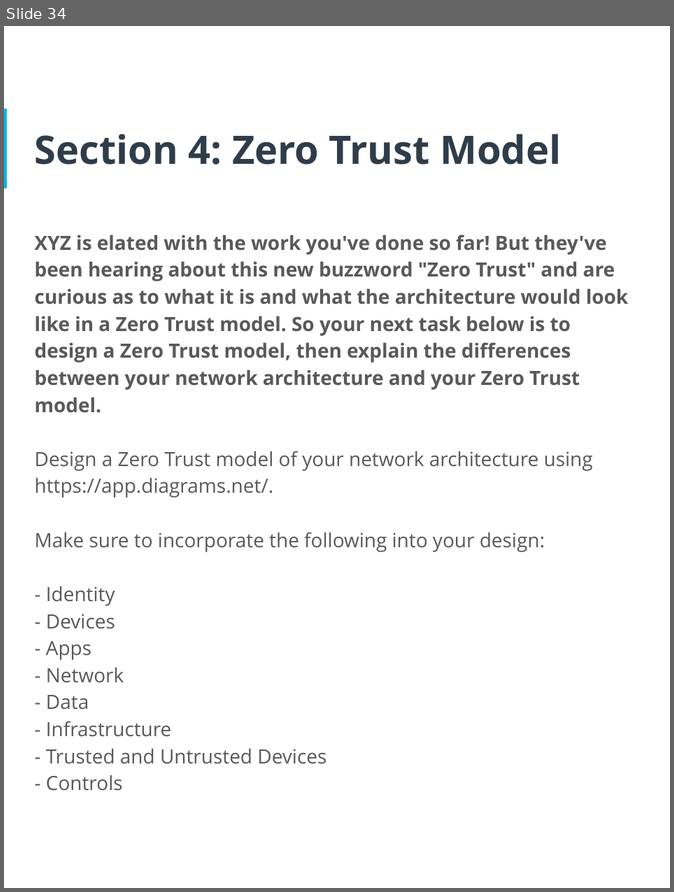
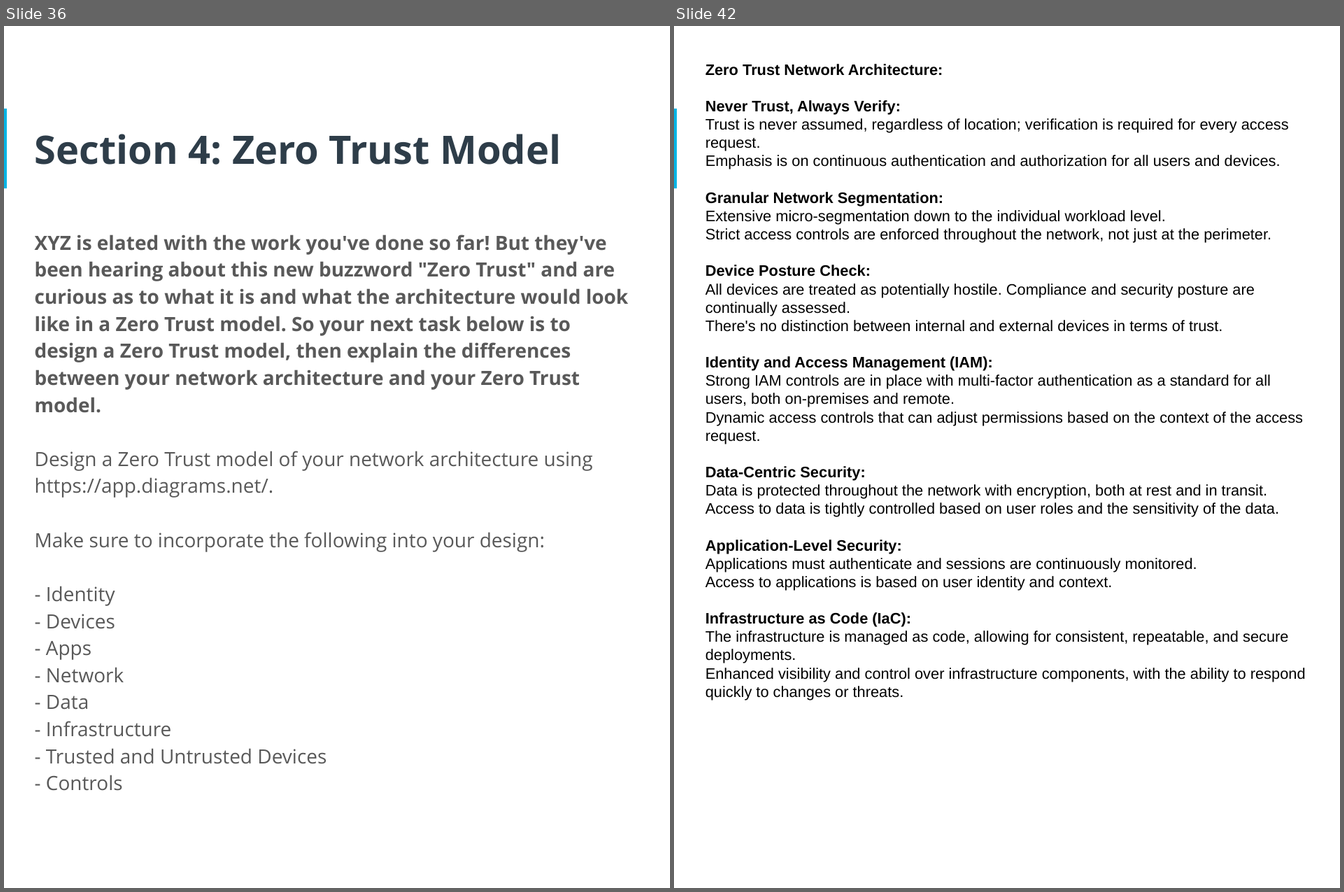
Before and after one commit to osman-software-engineer/enterprise-perimeter-and-network-security, a slide deck: phase-1/CyberSecurity Implementation Plan.pptx. Shown side by side, each under a label of ours: slide 34 before the commit, slides 36 and 42 after it; the slides between them are not shown. The pictures are 674x892 and 1344x892 pixels, drawn with LibreOffice and Linux fonts; fonts in the diff are those of the drawing. Boxes give left, top, right and bottom in pixels: in the first picture for what was removed or moved away, otherwise in the second. Text is boxed around its words. In the diff, an @@ line names an element or a change of style, - is before the commit and + after.

```diff
--- a/phase-1/CyberSecurity Implementation Plan.pptx
+++ b/phase-1/CyberSecurity Implementation Plan.pptx
@@ slide 42 added at (x1=674, y1=26, x2=1340, y2=888), background #FFFFFF; not listed: 1 template element that a slide beside it also shows @@
@@ text added at (x1=705, y1=64, x2=1306, y2=701), 14 pt, text #000000 @@
+Zero Trust Network Architecture:
+Never Trust, Always Verify:
+Trust is never assumed, regardless of location; verification is required for every access request.
+Emphasis is on continuous authentication and authorization for all users and devices.
+Granular Network Segmentation:
+Extensive micro-segmentation down to the individual workload level.
+Strict access controls are enforced throughout the network, not just at the perimeter.
+Device Posture Check:
+All devices are treated as potentially hostile. Compliance and security posture are continually assessed.
+There's no distinction between internal and external devices in terms of trust.
+Identity and Access Management (IAM):
+Strong IAM controls are in place with multi-factor authentication as a standard for all users, both on-premises and remote.
+Dynamic access controls that can adjust permissions based on the context of the access request.
+Data-Centric Security:
+Data is protected throughout the network with encryption, both at rest and in transit.
+Access to data is tightly controlled based on user roles and the sensitivity of the data.
+Application-Level Security:
+Applications must authenticate and sessions are continuously monitored.
+Access to applications is based on user identity and context.
+Infrastructure as Code (IaC):
+The infrastructure is managed as code, allowing for consistent, repeatable, and secure deployments.
+Enhanced visibility and control over infrastructure components, with the ability to respond quickly to changes or threats.
@@ what was slide 34 is now slide 36 @@
```
Also in this commit, not shown: 15 slides changed, 5 other slides added.
